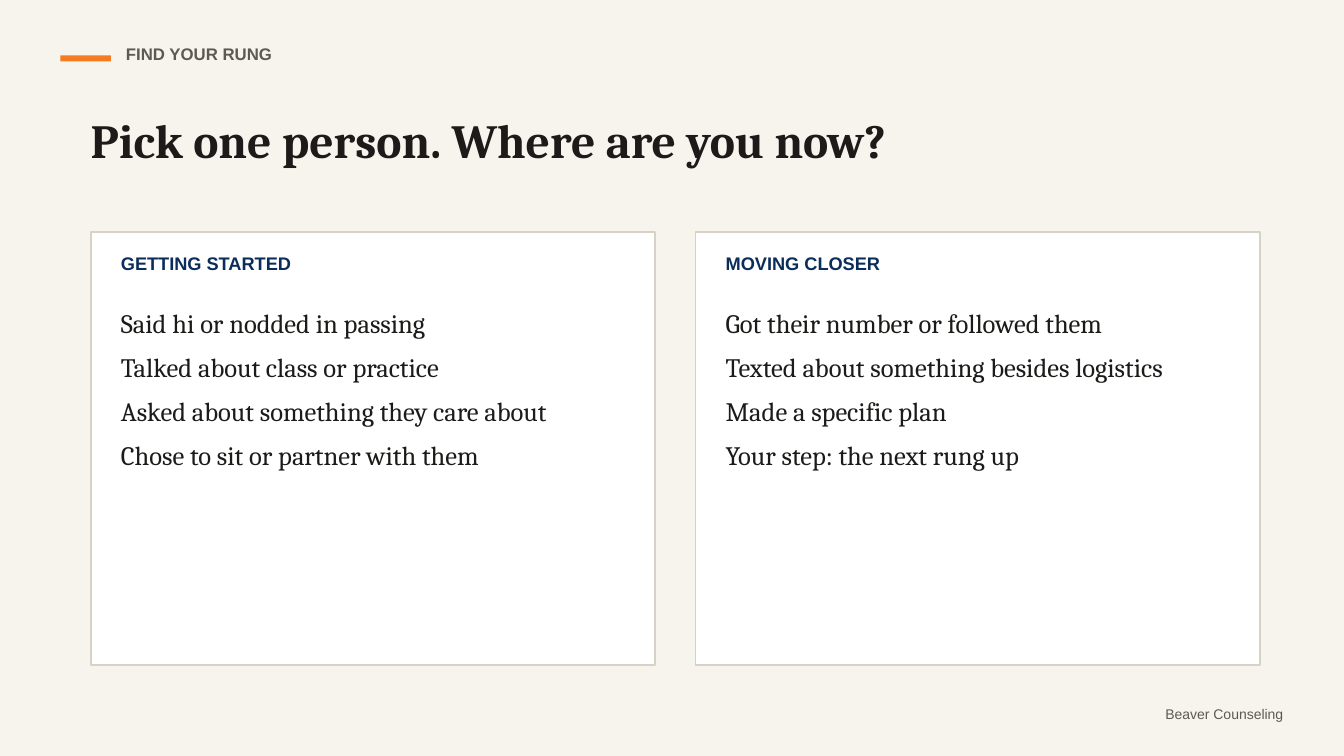
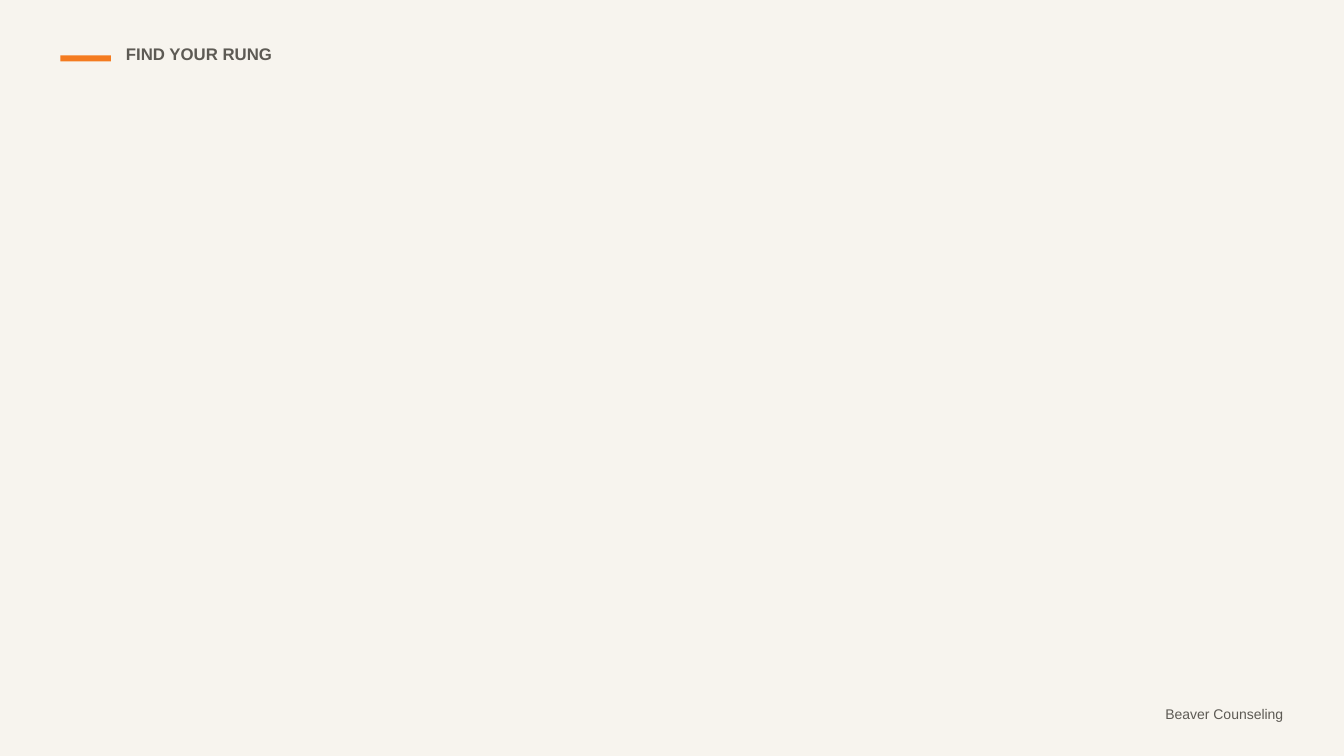
Before and after one commit to rmwtoolkit/bcds-toolkit, a slide deck: slide 16 of decks/finding-your-people-lesson-v2.pptx (slide 8 before the commit). Drawn at 1344x756 pixels with LibreOffice and Linux fonts; fonts in the diff are those of the drawing; background and template pictures are left out. Boxes give left, top, right and bottom in pixels: in the first picture for what was removed or moved away, otherwise in the second. Text is boxed around its words. In the diff, an @@ line names an element or a change of style, - is before the commit and + after.

```diff
--- a/decks/finding-your-people-lesson-v2.pptx
+++ b/decks/finding-your-people-lesson-v2.pptx
@@ text removed at [91, 125, 886, 168] @@
-Pick one person. Where are you now?
@@ rectangle removed at [91, 232, 655, 665] @@
@@ rectangle removed at [696, 232, 1260, 665] @@
@@ text removed at [121, 257, 291, 270] @@
-GETTING STARTED
@@ text removed at [726, 257, 880, 270] @@
-MOVING CLOSER
@@ text removed at [121, 314, 546, 471] @@
-Said hi or nodded in passing
-Talked about class or practice
-Asked about something they care about
-Chose to sit or partner with them
@@ text removed at [726, 314, 1162, 471] @@
-Got their number or followed them
-Texted about something besides logistics
-Made a specific plan
-Your step: the next rung up
```
Also in this commit, not shown: 9 other slides changed, 16 slides added, 4 slides removed, 2 other files.
